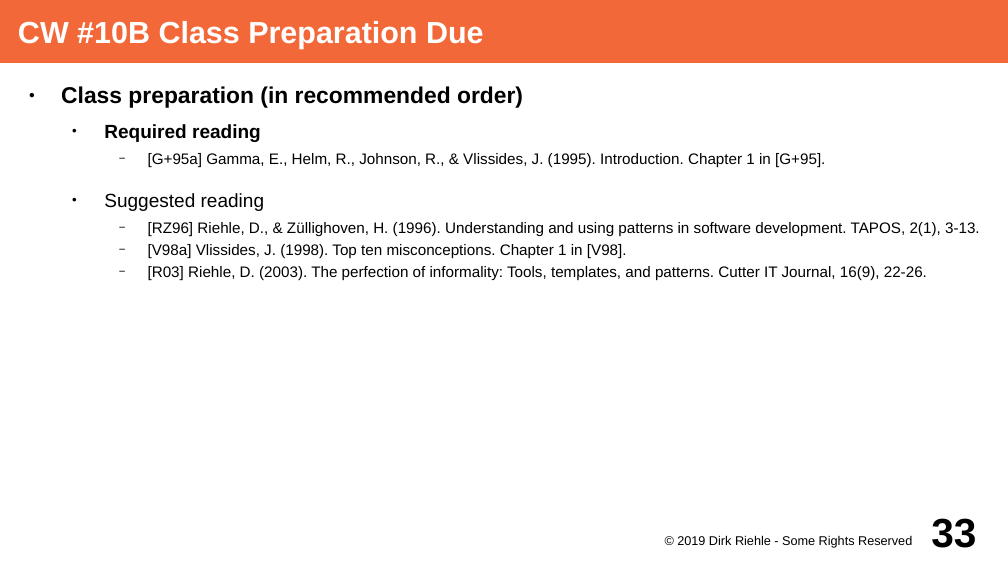
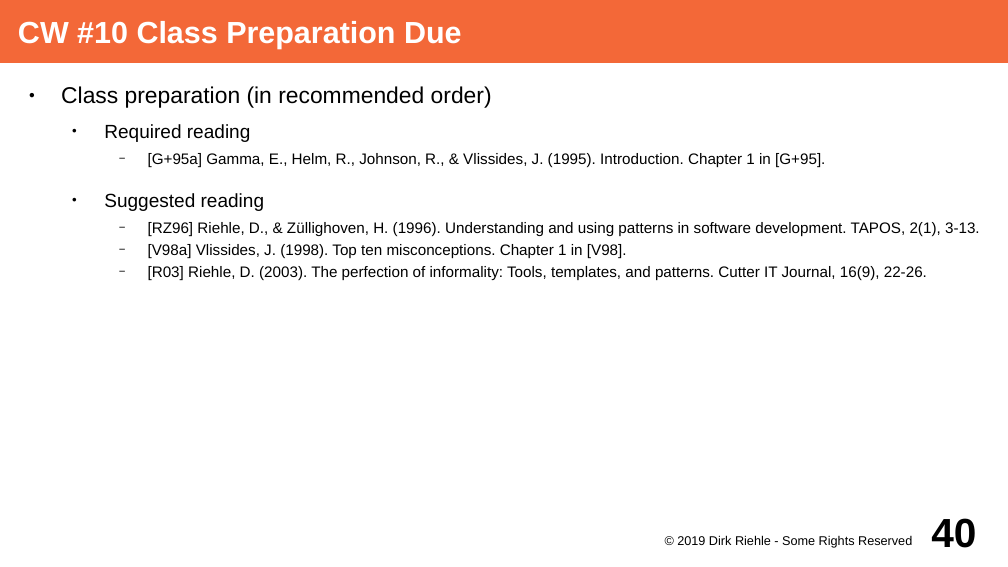
Before and after one commit to dirkriehle/adap-course, a slide deck: slide 40 of Lecture Slides/ADAP A02 - Course Schedule.odp (slide 33 before the commit). Drawn at 1008x567 pixels with LibreOffice and Linux fonts; fonts in the diff are those of the drawing. Boxes give left, top, right and bottom in pixels: in the first picture for what was removed or moved away, otherwise in the second. Text is boxed around its words. In the diff, an @@ line names an element or a change of style, - is before the commit and + after.

```diff
--- a/Lecture Slides/ADAP A02 - Course Schedule.odp
+++ b/Lecture Slides/ADAP A02 - Course Schedule.odp
@@ title at (18, 21, 462, 49): text changed @@
-CW #10B Class Preparation Due
+CW #10 Class Preparation Due
@@ text at (61, 86, 492, 142): bold off in "Class preparation (in recommended order)", "Required reading" @@
@@ page number at (931, 518, 976, 548): text changed @@
-33
+40
```
Also in this commit, not shown: 34 other slides changed, 10 slides added, 7 other files.
